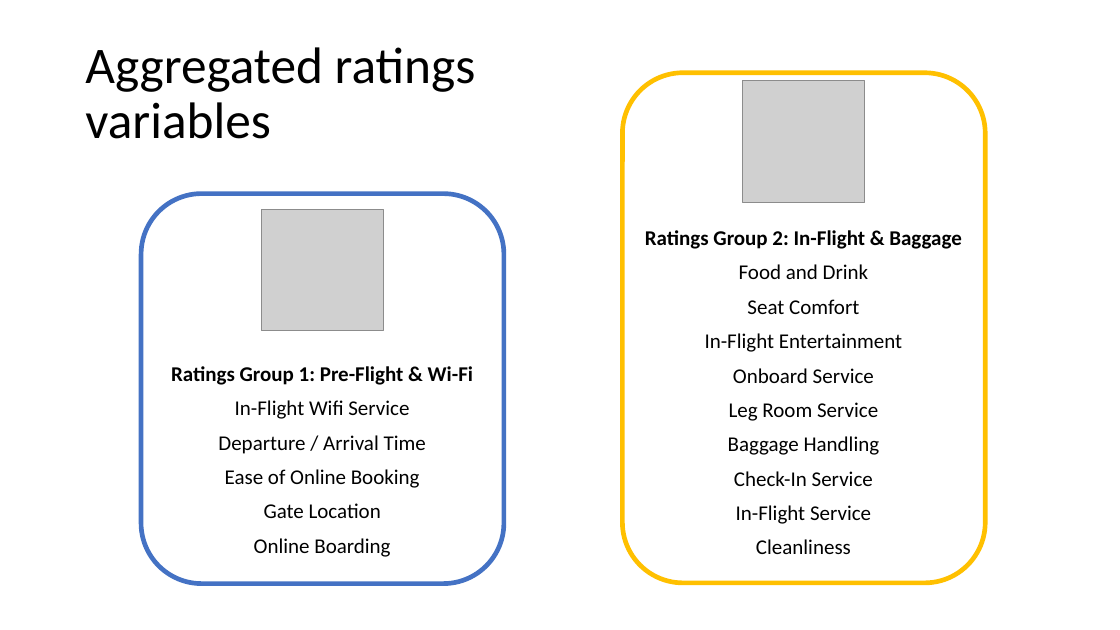
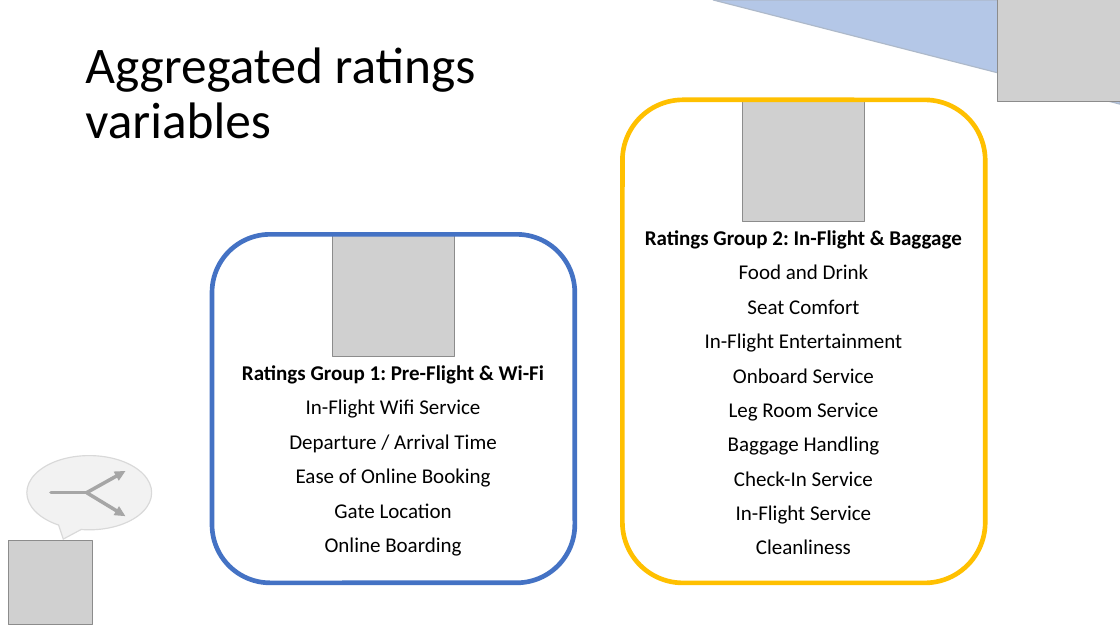
Before and after one commit to parv-bhargava/DATS_6101_13_mid_term_project, a slide deck: slide 18 of Presentation/DATS6101_Midterm_Presentation.pptx (slide 17 before the commit). Drawn at 1120x630 pixels with LibreOffice and Linux fonts; fonts in the diff are those of the drawing; grey boxes stand for pictures. Boxes give left, top, right and bottom in pixels: in the first picture for what was removed or moved away, otherwise in the second. Text is boxed around its words. In the diff, an @@ line names an element or a change of style, - is before the commit and + after.

```diff
--- a/Presentation/DATS6101_Midterm_Presentation.pptx
+++ b/Presentation/DATS6101_Midterm_Presentation.pptx
@@ triangle added at box(713, 0, 1120, 104), fill #B4C7E7, outline #ADB9CA 1 pt @@
@@ picture added at box(998, 0, 1120, 102) @@
@@ rounded rectangle: place and size @@
-rounded rectangle at box(623, 73, 986, 583)
+rounded rectangle at box(623, 100, 986, 583)
@@ picture at box(743, 100, 865, 222): rotation 0 to 90 degrees @@
@@ picture removed at box(261, 209, 383, 331) @@
@@ rounded rectangle: place and size @@
-rounded rectangle at box(141, 194, 504, 584)
+rounded rectangle at box(212, 234, 575, 583)
@@ picture added at box(333, 234, 455, 356) @@
@@ table: place and size @@
-table at box(140, 357, 504, 561)
+table at box(212, 356, 576, 560)
@@ speech bubble added at box(27, 455, 152, 529), fill #F2F2F2, outline #D9D9D9 1 pt @@
@@ arrow added from (87, 493) to (125, 471), #A6A6A6 3 pt @@
@@ line added from (87, 493) to (51, 493), #A6A6A6 3 pt @@
@@ arrow added from (87, 493) to (125, 516), #A6A6A6 3 pt @@
@@ picture added at box(8, 541, 92, 625) @@
```
Also in this commit, not shown: 4 other slides changed, 1 slide added, 1 other file.
